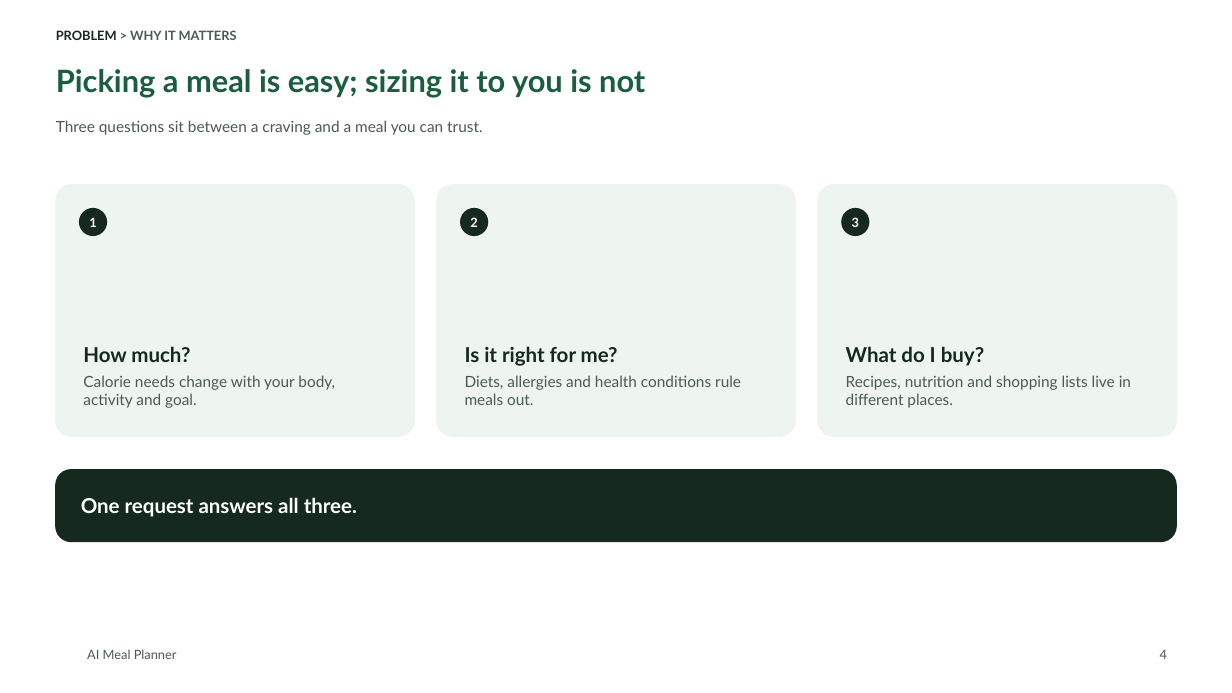
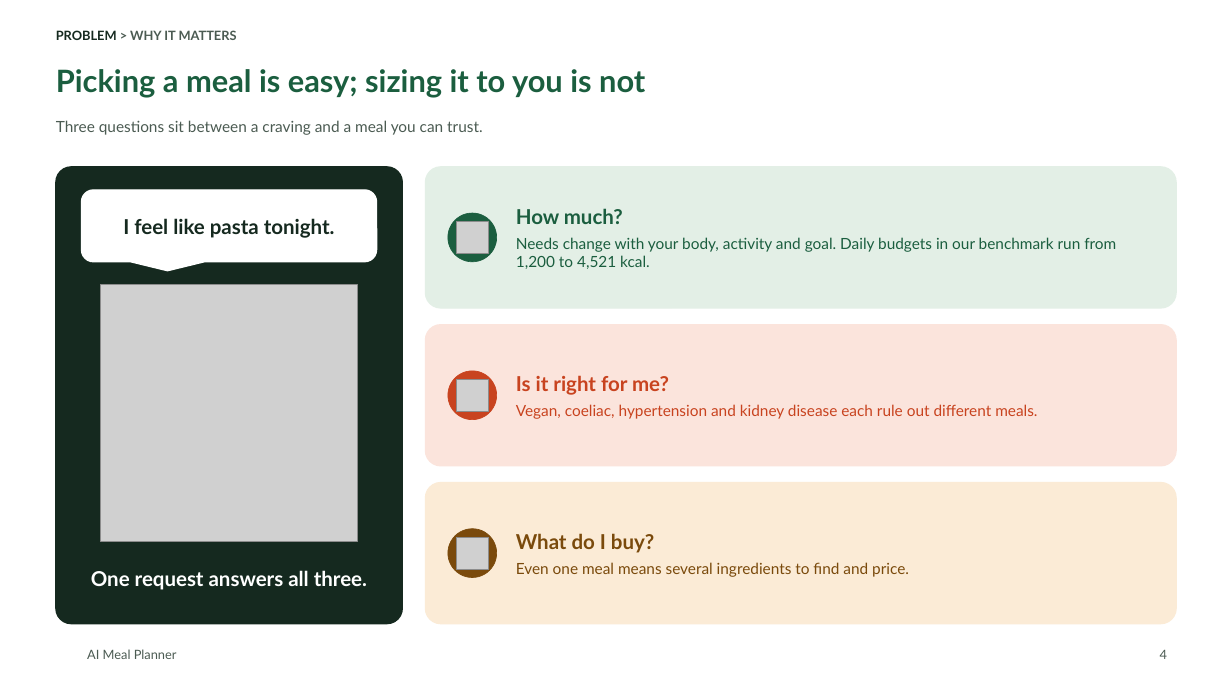
Before and after one commit to tuannm3812/ai-meal-planner, a slide deck: slide 4 of docs/showcase/ai-meal-planner-deck.pptx. Drawn at 1232x693 pixels with LibreOffice and Linux fonts; fonts in the diff are those of the drawing; grey boxes stand for pictures; background and template pictures are left out. Boxes give left, top, right and bottom in pixels: in the first picture for what was removed or moved away, otherwise in the second. Text is boxed around its words. In the diff, an @@ line names an element or a change of style, - is before the commit and + after.

```diff
--- a/docs/showcase/ai-meal-planner-deck.pptx
+++ b/docs/showcase/ai-meal-planner-deck.pptx
@@ rounded rectangle: place and size @@
-rounded rectangle at bbox=[55, 185, 414, 436]
+rounded rectangle at bbox=[55, 167, 402, 624]
@@ rounded rectangle at bbox=[55, 167, 402, 624]: fill #EEF4EF to #15291F; outline #EEF4EF 1 pt to #15291F 1 pt; proportions changed @@
@@ rounded rectangle: place and size @@
-rounded rectangle at bbox=[818, 185, 1177, 436]
+rounded rectangle at bbox=[425, 167, 1176, 309]
@@ rounded rectangle at bbox=[425, 167, 1176, 309]: fill #EEF4EF to #E3EFE6; outline #EEF4EF 1 pt to #E3EFE6 1 pt; proportions changed @@
@@ ellipse removed at bbox=[79, 208, 107, 237] @@
-1
@@ rounded speech box added at bbox=[81, 190, 376, 262], fill #FFFFFF, outline #FFFFFF 1 pt, 16 pt, text #15291F, bold @@
+I feel like pasta tonight.
@@ rounded rectangle removed at bbox=[437, 185, 796, 436] @@
-Is it right for me?
-Diets, allergies and health conditions rule meals out.
@@ ellipse removed at bbox=[460, 208, 489, 237] @@
-2
@@ text added at bbox=[516, 208, 1116, 269], 12 pt, text #1B5E3F @@
+How much?
+Needs change with your body, activity and goal. Daily budgets in our benchmark run from 1,200 to 4,521 kcal.
@@ ellipse removed at bbox=[841, 208, 870, 237] @@
-3
@@ ellipse added at bbox=[448, 213, 497, 262], fill #1B5E3F, outline #1B5E3F 0.5 pt @@
@@ picture added at bbox=[457, 222, 489, 254] @@
@@ picture added at bbox=[101, 285, 358, 542] @@
@@ rounded rectangle added at bbox=[425, 324, 1176, 466], fill #FBE4DC, outline #FBE4DC 1 pt @@
@@ text in rounded rectangle at bbox=[83, 346, 335, 408]: text removed @@
-How much?
-Calorie needs change with your body, activity and goal.
@@ text in rounded rectangle at bbox=[846, 346, 1131, 408]: text removed @@
-What do I buy?
-Recipes, nutrition and shopping lists live in different places.
@@ ellipse added at bbox=[448, 371, 497, 420], fill #C8431F, outline #C8431F 0.5 pt @@
@@ picture added at bbox=[457, 379, 489, 411] @@
@@ text added at bbox=[516, 375, 1037, 419], 12 pt, text #C8431F @@
+Is it right for me?
+Vegan, coeliac, hypertension and kidney disease each rule out different meals.
@@ rounded rectangle added at bbox=[425, 482, 1176, 624], fill #FBEBD6, outline #FBEBD6 1 pt @@
@@ ellipse added at bbox=[448, 529, 497, 578], fill #7A4A0C, outline #7A4A0C 0.5 pt @@
@@ picture added at bbox=[457, 537, 489, 569] @@
@@ text added at bbox=[516, 533, 909, 577], 12 pt, text #7A4A0C @@
+What do I buy?
+Even one meal means several ingredients to find and price.
@@ text "One request answers all three.": place and size @@
-text "One request answers all three." at bbox=[55, 470, 1176, 542]
+text "One request answers all three." at bbox=[91, 570, 367, 590]
@@ text "One request answers all three." at bbox=[91, 570, 367, 590]: alignment left to centre; fill #15291F to none; outline #15291F 1 pt to none @@
```
Also in this commit, not shown: 2 other slides changed, 24 other files.
